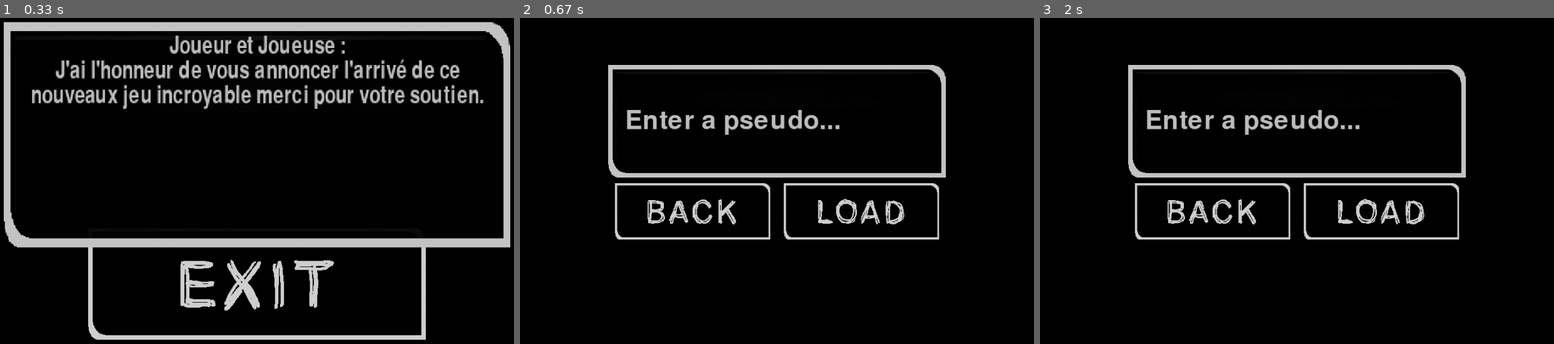
Above: before the commit, frames 1-3 (left to right).
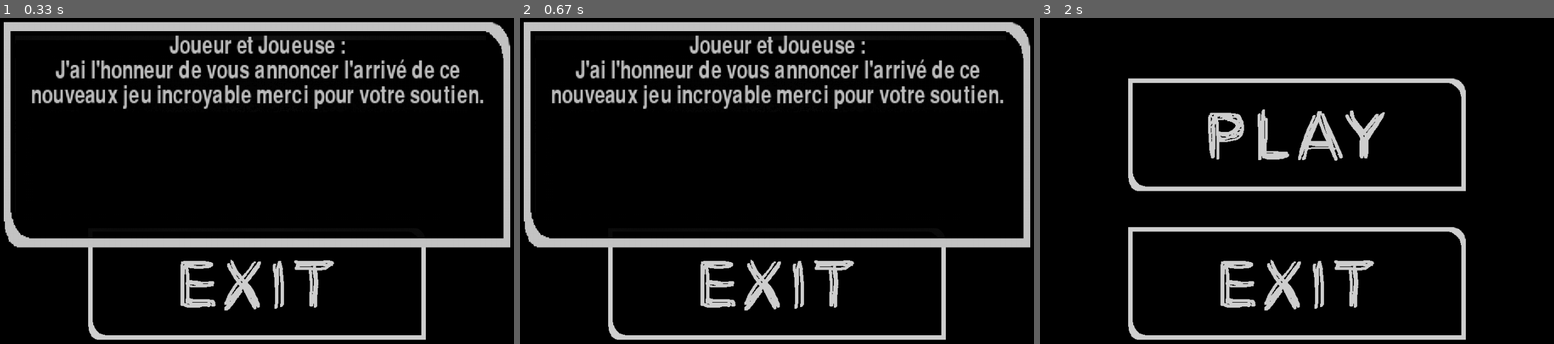
Above: after the commit, the same moments.

Repository: P4UL-M/Peer2peer-Pygame
Game: pygame game, started from main.py
Two runs of this game, one before a commit and one after it. Both use one fixed random seed, a clock stepped at 60 frames per second and the inputs below.
Inputs (mouse positions are in pixels of both pictures, inside the frame that each line leads up to):
- Up to frame 1 (0.33 s): no input
- Up to frame 2 (0.67 s): press the mouse at (777, 282) at 0.37 s; move the mouse to (766, 184) at 0.47 s; release the mouse at (751, 86) at 0.6 s
- Up to frame 3 (2 s): tap Enter at 1.77 s

Frame 1 is identical in both runs. In frame 2, 21% of the frame differs, in the area x 0-100%, y 1-99%; in frame 3, 13%.

Commit message:
layer proto

Diff:
--- a/lib/pygame_menu.py
+++ b/lib/pygame_menu.py
@@ -1,6 +1,5 @@
 import pygame as py
-from pygame.time import delay
-from lib.tools import Vector2,attr_exist
+from lib.tools import Vector2
 from pygame.locals import *     # PYGAME constant & functions
 from sys import exit            # exit script
 from time import time
@@ -53,11 +52,12 @@
         exit()      # termine tous les process en cours
 
 class sprite:
-    def __init__(self,name,path,isactive):
+    def __init__(self,name,path,isactive,layer):
         self.name = name
         self.file = path
         self.position = Vector2(0,0)
         self.rect = None
+        self.layer = layer
         self.isactive = isactive
 
         self.handles = []
@@ -140,9 +140,8 @@
     """
     classe de bouton simple avec méthode rapide pour Event et On_Click
     """
-    def __init__(self,name,path,isactive=True):
-        pass
-        super().__init__(name,path,isactive)
+    def __init__(self,name,path,isactive=True,layer=0):
+        super().__init__(name,path,isactive,layer)
 
     def on_click(self,func):
         """
@@ -152,15 +151,24 @@
         def wrap(_event:py.event.Event,*args,**kargs):
             if _event.type == py.MOUSEBUTTONUP:
                 if self.rect.collidepoint(py.mouse.get_pos()):
-                    return func(*args,**kargs)
+                    if self.check_layer():
+                        return func(*args,**kargs)
         self.handles.append(wrap)
 
+    def check_layer(self):
+        for _button in _window.actual_menu.buttons:
+            if _button.rect.collidepoint(py.mouse.get_pos()) and _button.layer > self.layer:
+                return False
+        else:
+            return True
+
 class InputBox(sprite):
     """
     class de InputBox autonome, permet de rentrer du texte facilement
     """
-    def __init__(self,name,path,paceHolder='Enter text...',color='black',text_color='grey',alter_text_color="white",max_char=16,isactive=True):
-        super().__init__(name,path,isactive)
+    def __init__(self,name,path,paceHolder='Enter text...',color='black',text_color='grey',alter_text_color="white",max_char=16,isactive=True,layer=0):
+
+        super().__init__(name,path,isactive,layer)
 
         self.color = Color(color)
         self.text = ''
@@ -238,8 +246,9 @@
     """
     class de alertbox autonome, permet de rentrer d'afficher une erreur facilement
     """
-    def __init__(self,name,path,color='black',text_color='grey',padding=0.05,isactive=True):
-        super().__init__(name,path,isactive)
+    def __init__(self,name,path,color='black',text_color='grey',padding=0.05,isactive=True,layer=0):
+
+        super().__init__(name,path,isactive,layer)
 
         self.color = Color(color)
         self.text = ''
--- a/main.py
+++ b/main.py
@@ -49,7 +49,8 @@
 def play_alert():
     _alert = AlertBox(
         name="Alert",
-        path=PATH / "assets" / "Empty_Node.png"
+        path=PATH / "assets" / "Empty_Node.png",
+        layer=1
         )
 
     _alert.set_text("Joueur et Joueuse :\nJ'ai l'honneur de vous annoncer l'arrivé de ce nouveaux jeu incroyable merci pour votre soutien.",wrap_lenght=50,align_center=True)
